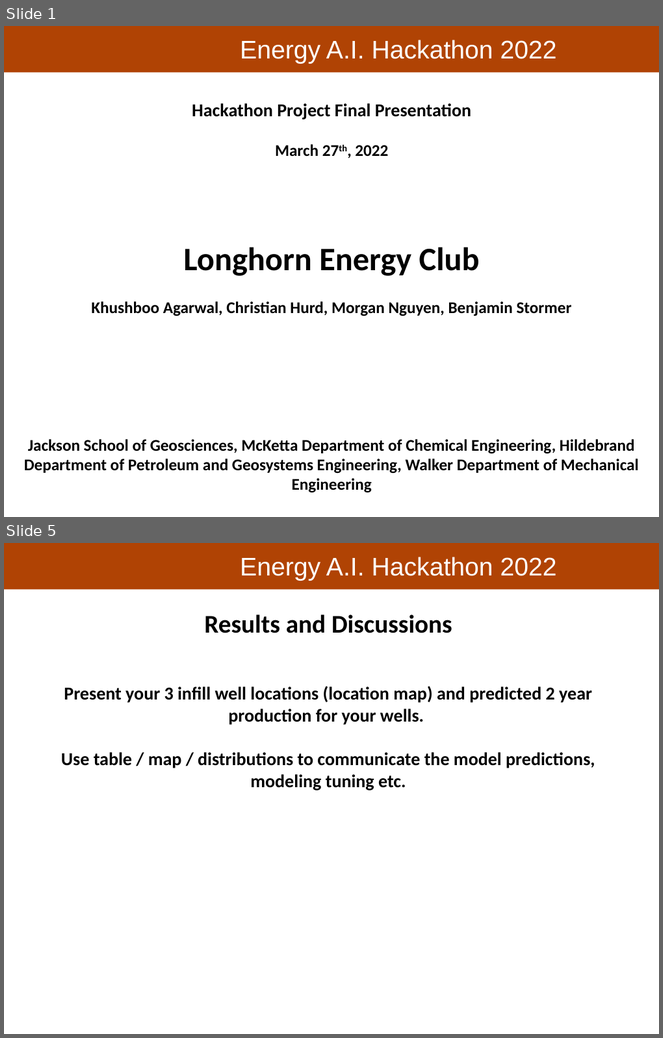
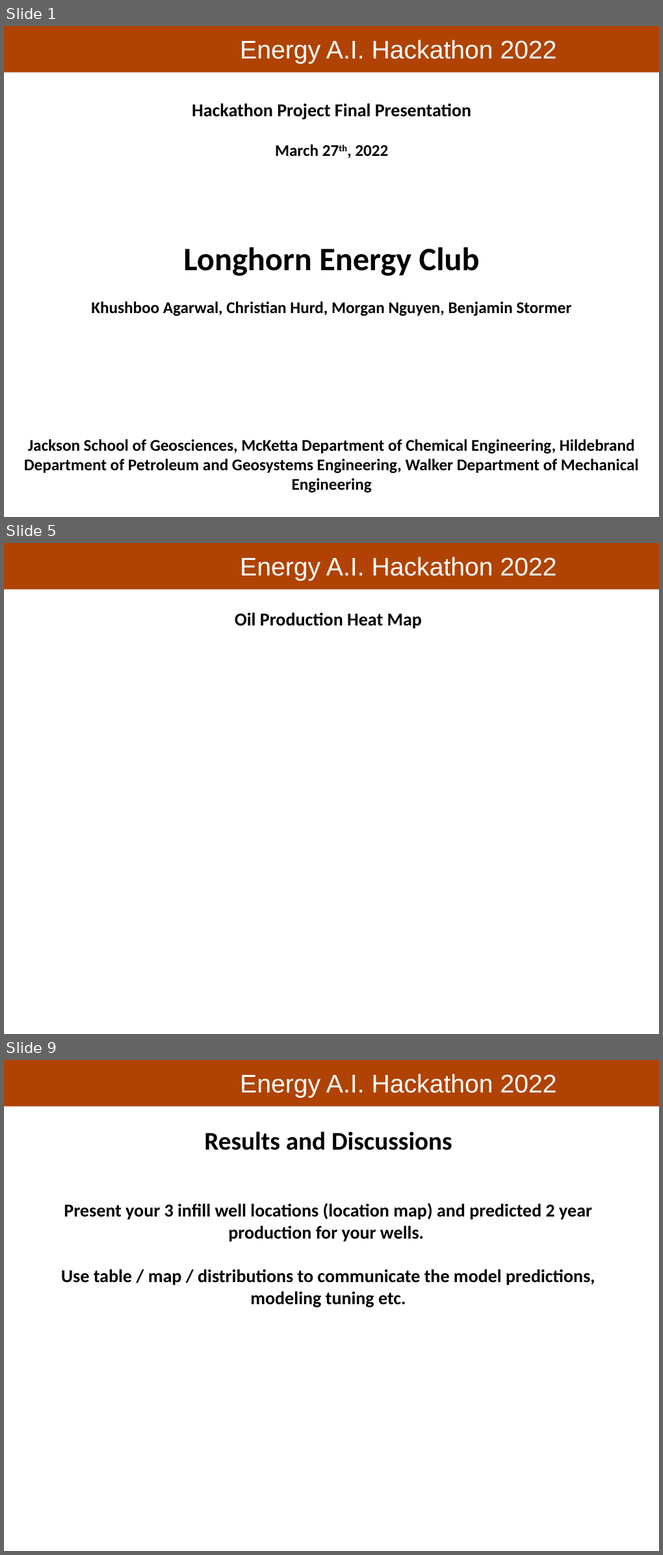
Before and after one commit to PGEHackathon/Longhorn_Energy_Club, a slide deck: Longhorn_Energy_Club_Presentation.pptx. Shown one above the other, each under a label of ours: slides 1 and 5 before the commit, slides 1, 5 and 9 after it; the slides between them are not shown. The pictures are 663x1038 and 663x1555 pixels, drawn with LibreOffice and Linux fonts; fonts in the diff are those of the drawing; background and template pictures are left out. Boxes give left, top, right and bottom in pixels: in the first picture for what was removed or moved away, otherwise in the second. Text is boxed around its words. In the diff, an @@ line names an element or a change of style, - is before the commit and + after.

```diff
--- a/Longhorn_Energy_Club_Presentation.pptx
+++ b/Longhorn_Energy_Club_Presentation.pptx
@@ slide 5 added at [4,543,659,1034], background #FFFFFF; not listed: 2 template elements that a slide beside it also shows @@
@@ text added at [235,613,422,629], 20 pt, text #000000, bold @@
+Oil Production Heat Map
@@ what was slide 5 is now slide 9 @@
```
Also in this commit, not shown: 1 slide changed, 5 other slides added, 2 slides removed.
